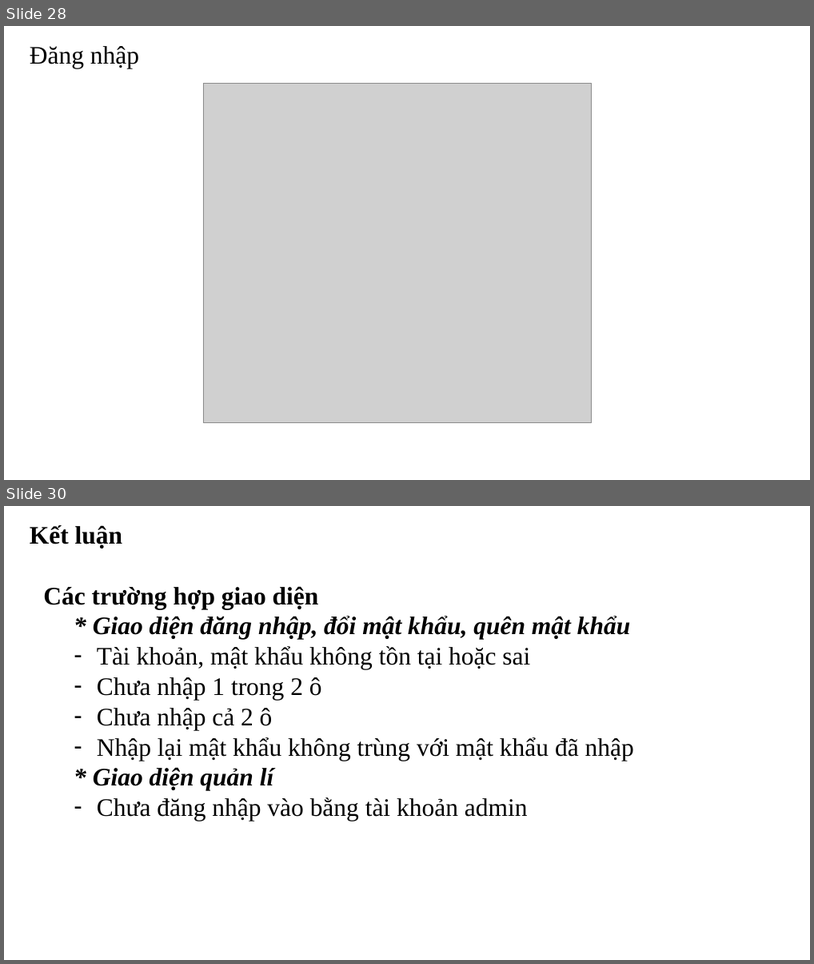
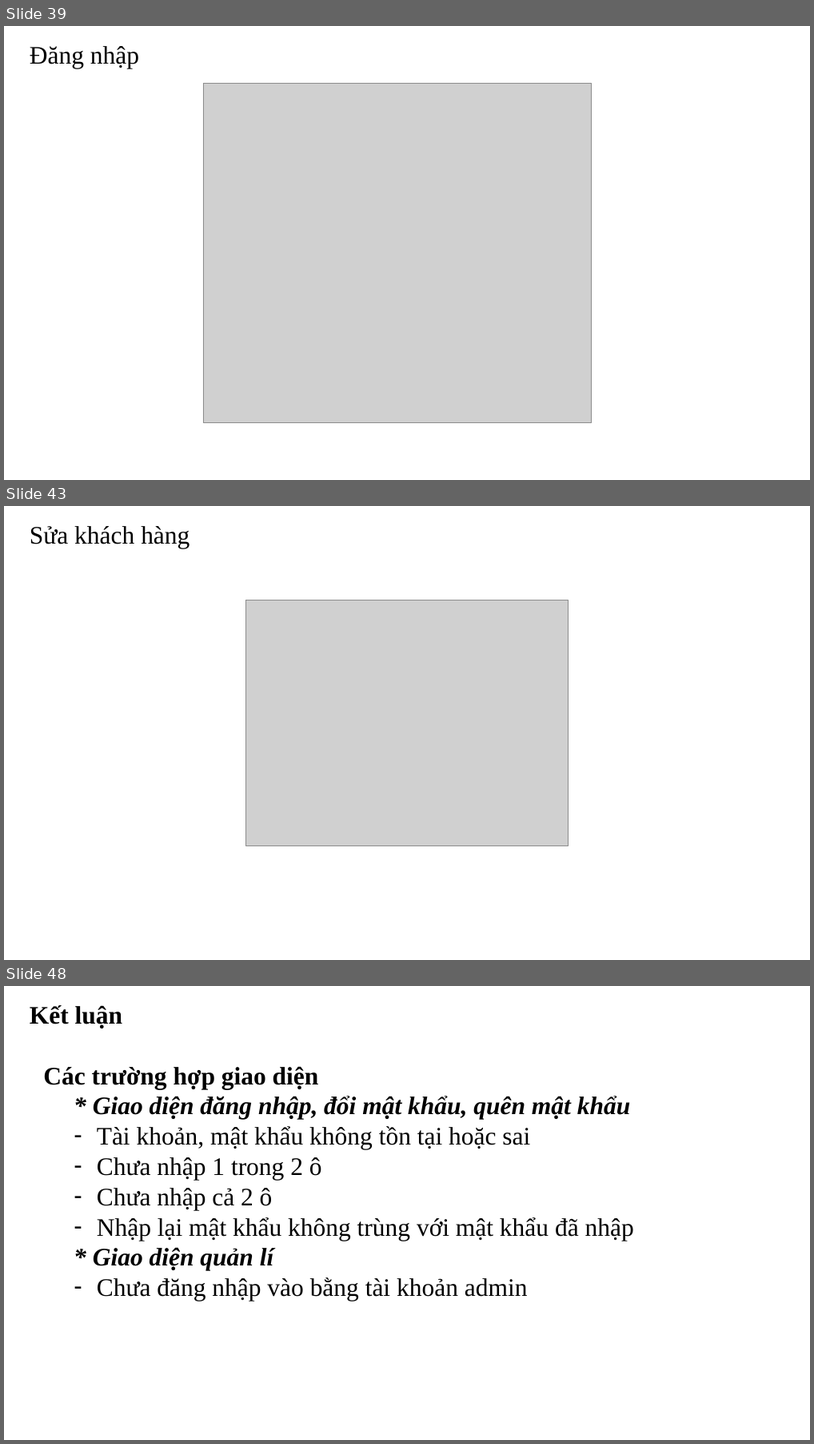
Before and after one commit to aokidai/androidcuoiki, a slide deck: bcck.pptx. Shown one above the other, each under a label of ours: slides 28 and 30 before the commit, slides 39, 43 and 48 after it; the slides between them are not shown. The pictures are 814x964 and 814x1444 pixels, drawn with LibreOffice and Linux fonts; fonts in the diff are those of the drawing; grey boxes stand for pictures. Boxes give left, top, right and bottom in pixels: in the first picture for what was removed or moved away, otherwise in the second. Text is boxed around its words. In the diff, an @@ line names an element or a change of style, - is before the commit and + after.

```diff
--- a/bcck.pptx
+++ b/bcck.pptx
@@ slide 43 added at [4,506,810,960], background #FFFFFF @@
@@ text added at [30,526,190,548], 30 pt, text #000000 @@
+Sửa khách hàng
@@ picture added at [246,600,569,845] @@
@@ what was slide 28 is now slide 39 @@
@@ what was slide 30 is now slide 48 @@
```
Also in this commit, not shown: 1 slide changed, 18 other slides added, 1 slide removed, 16 other files.
